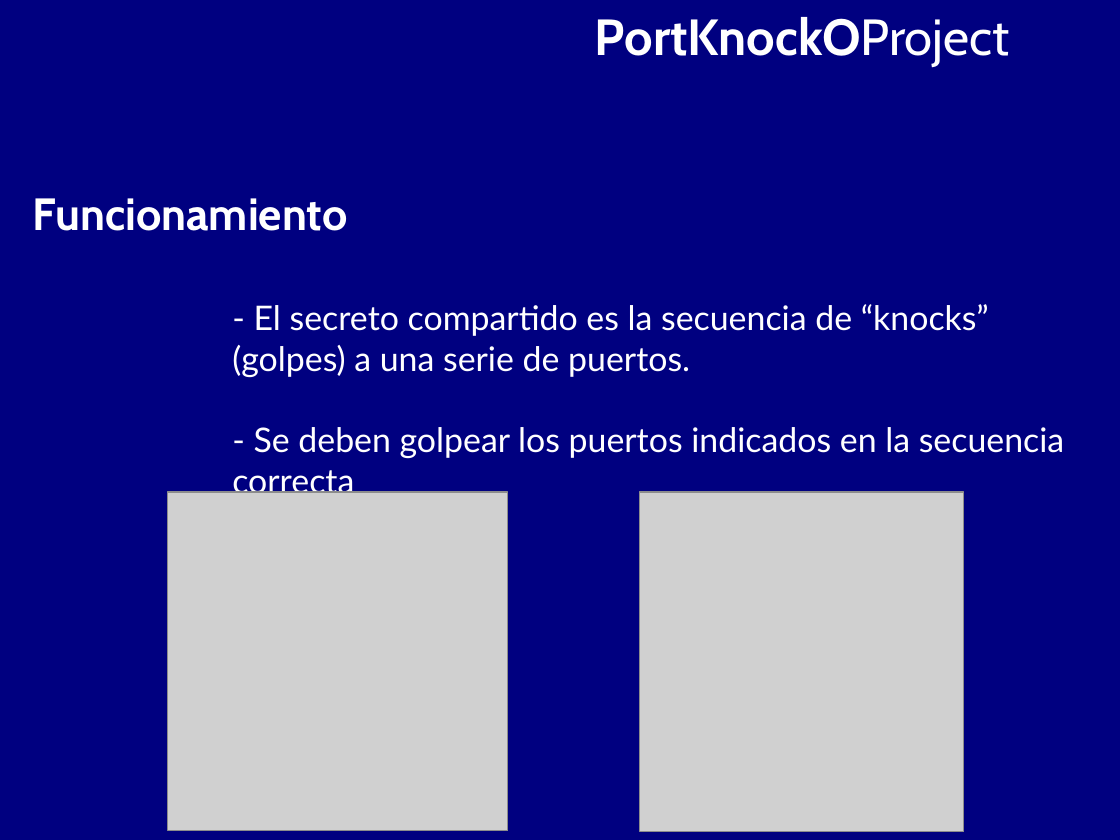
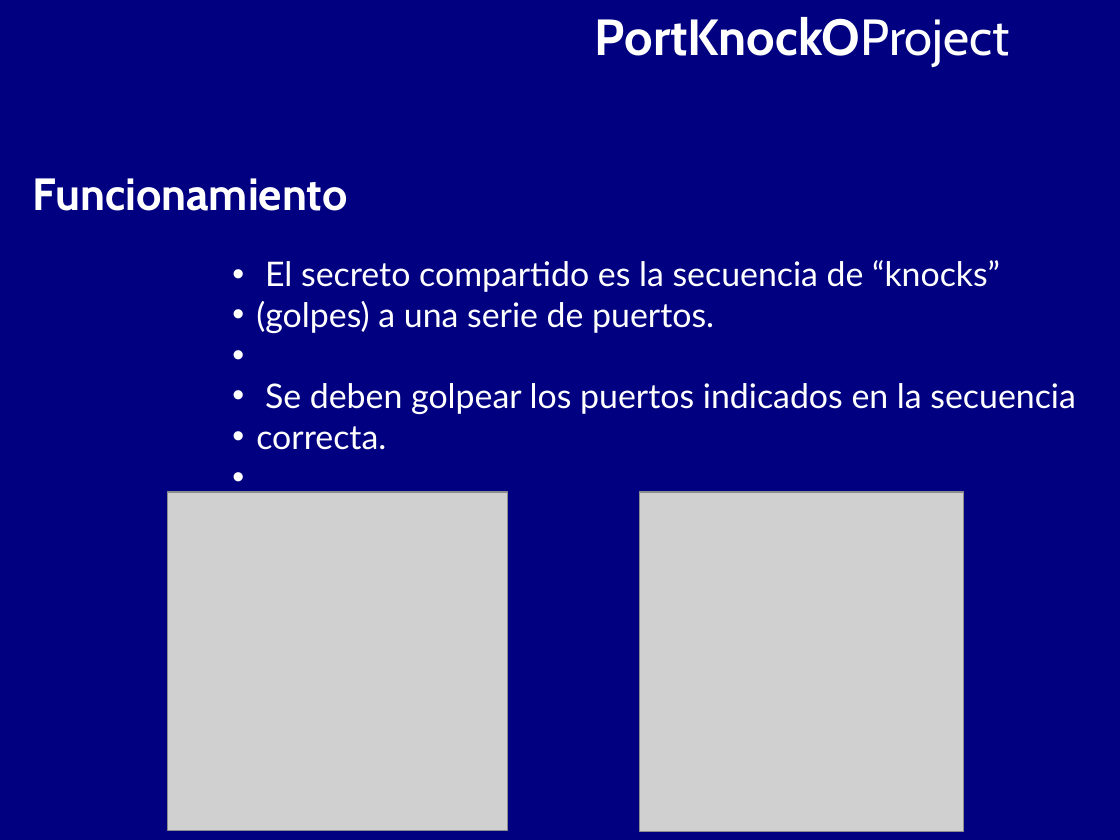
Before and after one commit to BackupTheBerlios/portknocko-svn, a slide deck: slide 5 of trunk/jornadas/jornadas.odp. Drawn at 1120x840 pixels with LibreOffice and Linux fonts; fonts in the diff are those of the drawing; grey boxes stand for pictures. Boxes give left, top, right and bottom in pixels: in the first picture for what was removed or moved away, otherwise in the second. Text is boxed around its words. In the diff, an @@ line names an element or a change of style, - is before the commit and + after.

```diff
--- a/trunk/jornadas/jornadas.odp
+++ b/trunk/jornadas/jornadas.odp
@@ text "Funcionamiento": place and size @@
-text "Funcionamiento" at (33, 198, 348, 231)
+text "Funcionamiento" at (33, 178, 348, 211)
@@ text "El secreto compartido es la ...": place and size @@
-text "El secreto compartido es la ..." at (232, 304, 1064, 500)
+text "El secreto compartido es la ..." at (256, 260, 1076, 450)
@@ text at (265, 260, 1000, 292): text changed @@
-- El secreto compartido es la secuencia de “knocks”
+• El secreto compartido es la secuencia de “knocks”
@@ text at (256, 301, 714, 334): bullet none to • @@
@@ text at (256, 383, 1076, 450): text changed @@
-- Se deben golpear los puertos indicados en la secuencia
-correcta
+• Se deben golpear los puertos indicados en la secuencia
+• correcta.
```
Also in this commit, not shown: 5 other slides changed.
